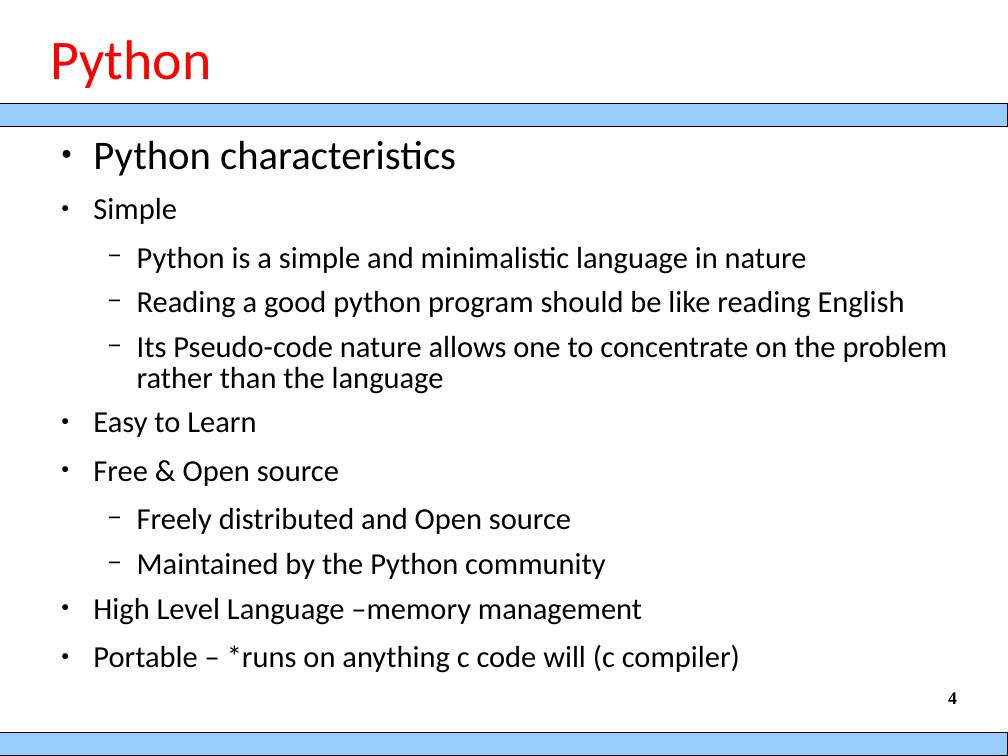
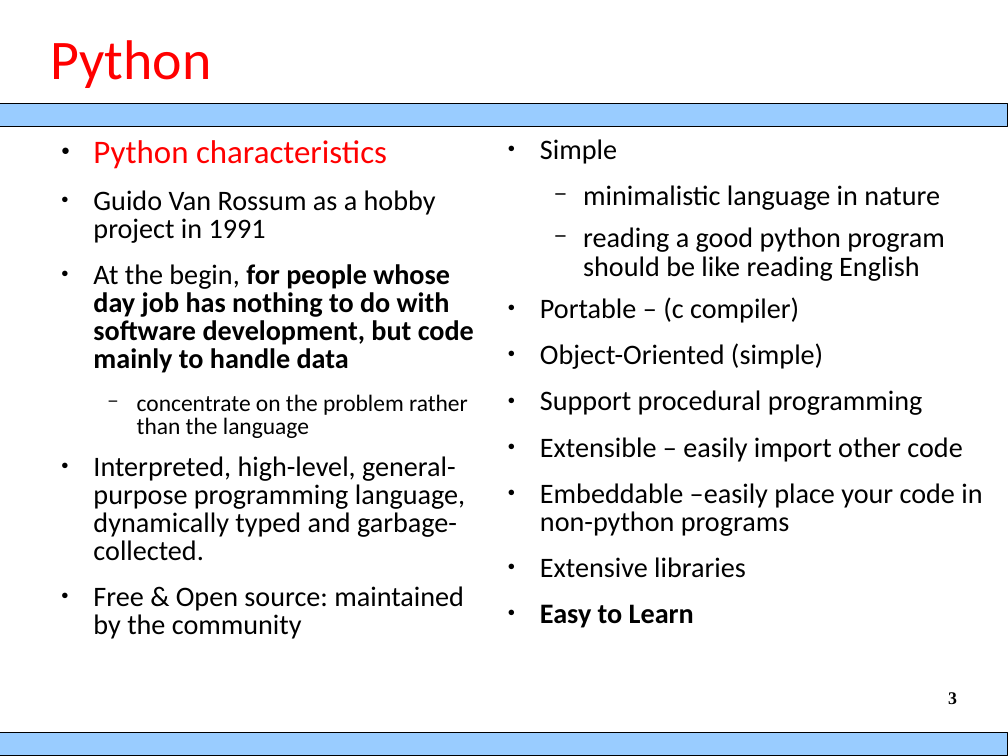
Before and after one commit to berradais/DNA-2021-2022, a slide deck: slide 3 of 2-Python_Basis/00.Python overview.ppt (slide 4 before the commit). Drawn at 1008x756 pixels with LibreOffice and Linux fonts; fonts in the diff are those of the drawing; background and template pictures are left out. Boxes give left, top, right and bottom in pixels: in the first picture for what was removed or moved away, otherwise in the second. Text is boxed around its words. In the diff, an @@ line names an element or a change of style, - is before the commit and + after.

Commit message:
update python basis

```diff
--- a/2-Python_Basis/00.Python overview.ppt
+++ b/2-Python_Basis/00.Python overview.ppt
@@ text removed at (x1=93, y1=140, x2=948, y2=673) @@
-● Python characteristics
-● Simple
-  − Python is a simple and minimalistic language in nature
-  − Reading a good python program should be like reading English
-  − Its Pseudo-code nature allows one to concentrate on the problem rather than the language
-● Easy to Learn
-● Free & Open source
-  − Freely distributed and Open source
-  − Maintained by the Python community
-● High Level Language –memory management
-● Portable – *runs on anything c code will (c compiler)
@@ text added at (x1=93, y1=140, x2=474, y2=639), 22.2 pt, text #000000 @@
+● Python characteristics
+● Guido Van Rossum as a hobby project in 1991
+● At the begin, for people whose day job has nothing to do with software development, but code mainly to handle data
+  − concentrate on the problem rather than the language
+● Interpreted, high-level, general-purpose programming language, dynamically typed and garbage-collected.
+● Free & Open source: maintained by the community
@@ text added at (x1=540, y1=139, x2=982, y2=628), 22.2 pt, text #000000 @@
+● Simple
+  − minimalistic language in nature
+  − reading a good python program should be like reading English
+● Portable – (c compiler)
+● Object-Oriented (simple)
+● Support procedural programming
+● Extensible – easily import other code
+● Embeddable –easily place your code in non-python programs
+● Extensive libraries
+● Easy to Learn
@@ page number at (x1=948, y1=692, x2=957, y2=704): text changed @@
-4
+3
```
Also in this commit, not shown: 4 other slides changed, 3 slides removed, 4 other files.
